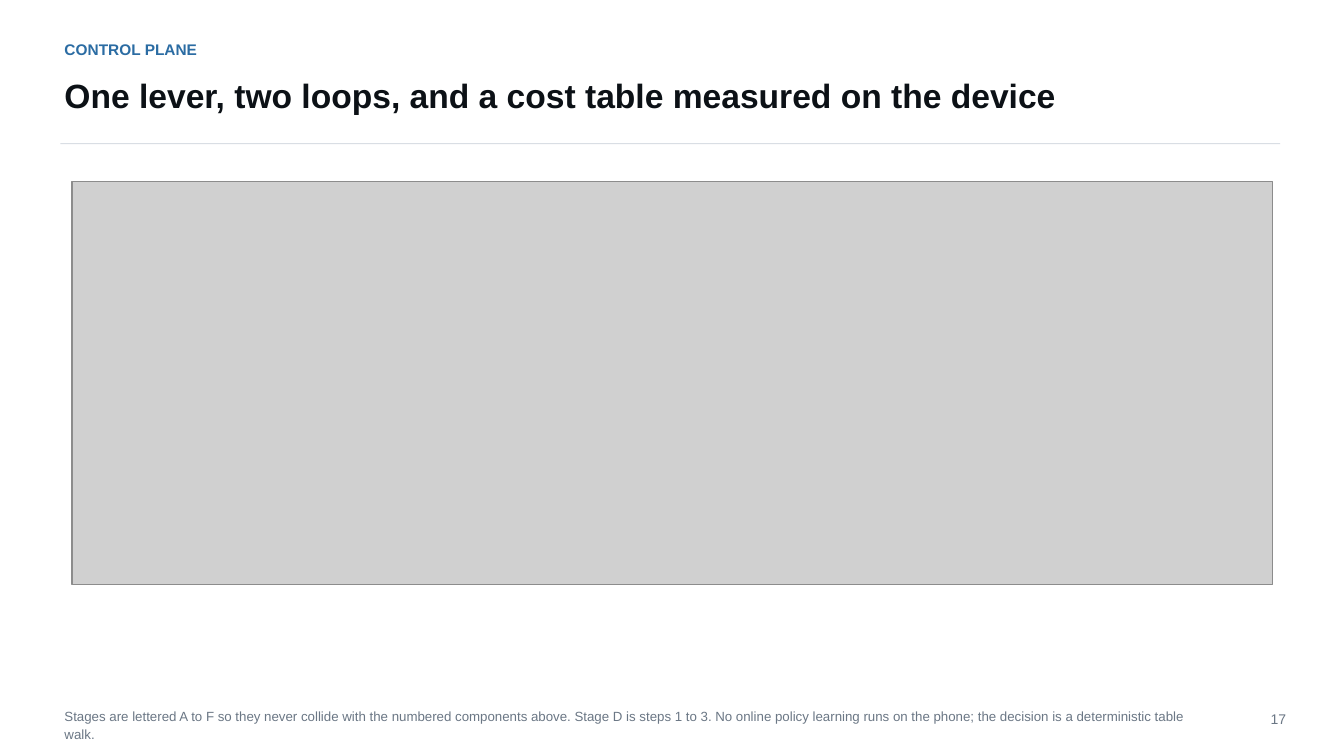
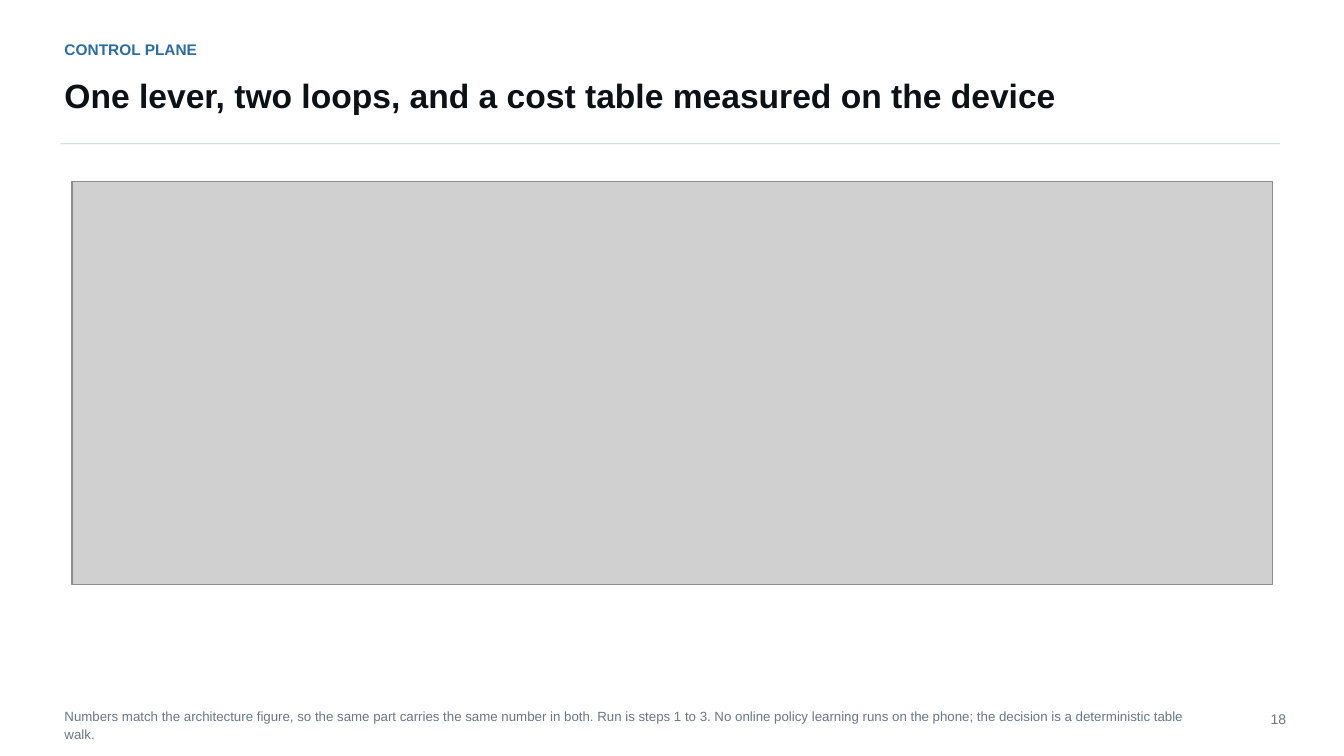
Before and after one commit to Romyull-Islam/EndurKV, a slide deck: slide 18 of muKV_full_deck.pptx (slide 17 before the commit). Drawn at 1344x756 pixels with LibreOffice and Linux fonts; fonts in the diff are those of the drawing; grey boxes stand for pictures. Boxes give left, top, right and bottom in pixels: in the first picture for what was removed or moved away, otherwise in the second. Text is boxed around its words. In the diff, an @@ line names an element or a change of style, - is before the commit and + after.

```diff
--- a/muKV_full_deck.pptx
+++ b/muKV_full_deck.pptx
@@ text at [64, 711, 1183, 739]: text changed @@
-Stages are lettered A to F so they never collide with the numbered components above. Stage D is steps 1 to 3. No online policy learning runs on the phone; the decision is a deterministic table walk.
+Numbers match the architecture figure, so the same part carries the same number in both. Run is steps 1 to 3. No online policy learning runs on the phone; the decision is a deterministic table walk.
@@ text at [1271, 714, 1287, 724]: text changed @@
-17
+18
```
Also in this commit, not shown: 25 other slides changed, 1 slide added, 9 other files.
